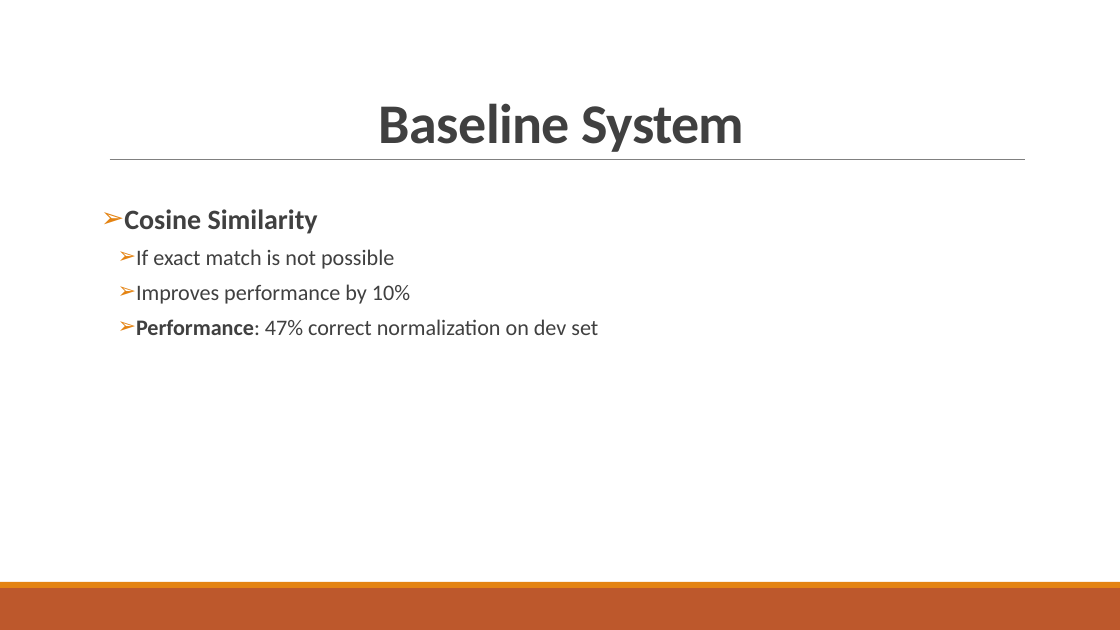
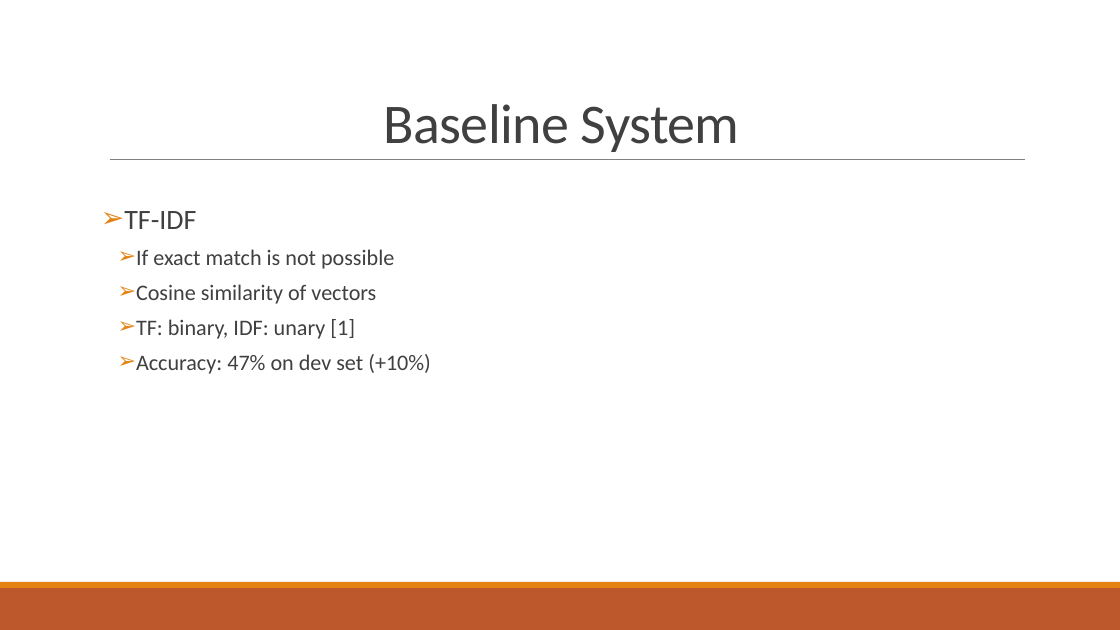
Before and after one commit to abdullahyldz/Cmpe493TermProject, a slide deck: slide 4 of Presentation/Final Presentation/Final Presentation.pptx. Drawn at 1120x630 pixels with LibreOffice and Linux fonts; fonts in the diff are those of the drawing. Boxes give left, top, right and bottom in pixels: in the first picture for what was removed or moved away, otherwise in the second. Text is boxed around its words. In the diff, an @@ line names an element or a change of style, - is before the commit and + after.

```diff
--- a/Presentation/Final Presentation/Final Presentation.pptx
+++ b/Presentation/Final Presentation/Final Presentation.pptx
@@ title "Baseline System" at box(384, 104, 740, 152): bold off @@
@@ text at box(124, 211, 196, 229): text changed; bold off @@
-  ➢ Cosine Similarity
+  ➢ TF-IDF
@@ text at box(136, 284, 431, 374): text changed @@
-      ➢ Improves performance by 10%
-      ➢ Performance: 47% correct normalization on dev set
+      ➢ Cosine similarity of vectors
+      ➢ TF: binary, IDF: unary [1]
+      ➢ Accuracy: 47% on dev set (+10%)
```
Also in this commit, not shown: 19 other slides changed, 1 slide added, 1 slide removed.
